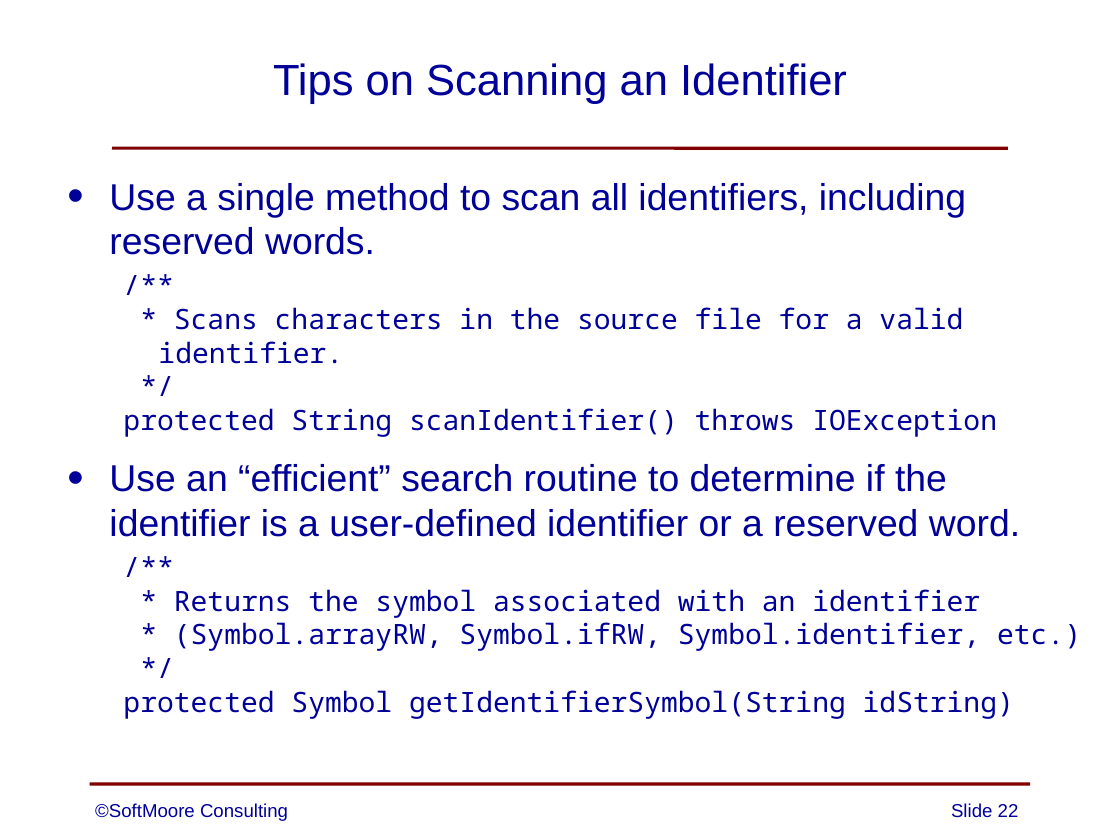
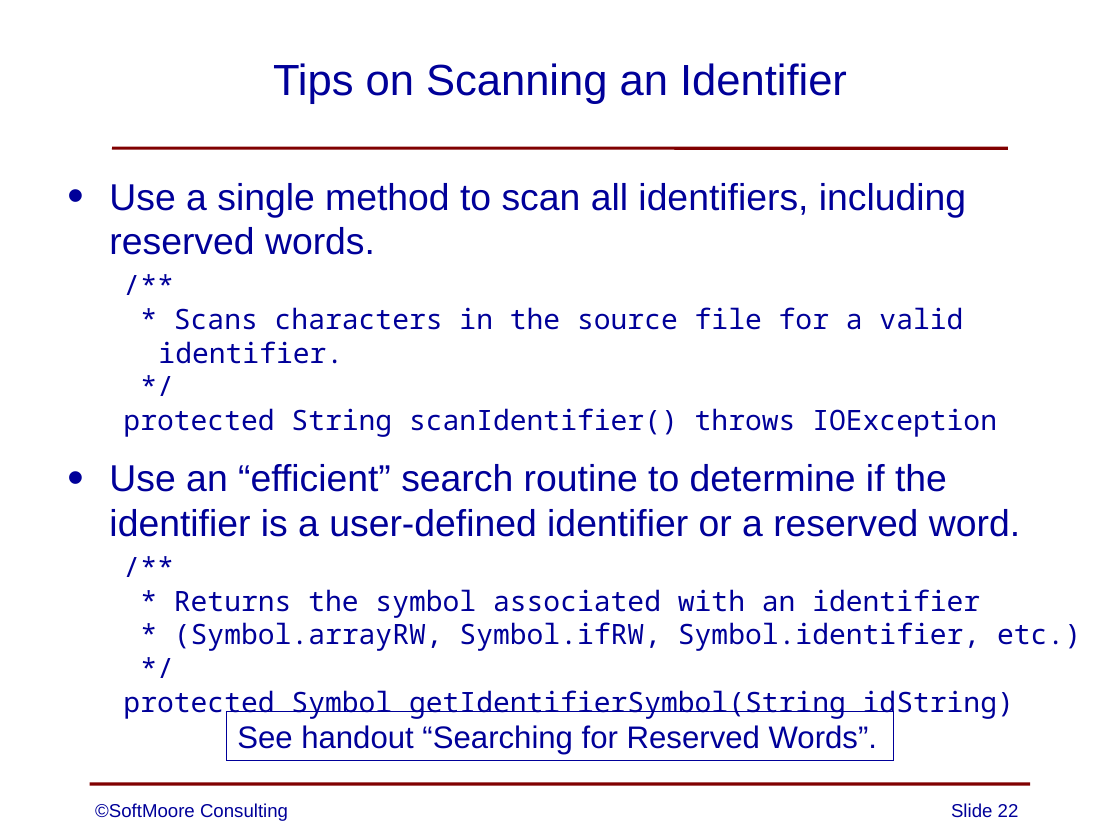
Before and after one commit to SoftMoore/CPRL, a slide deck: slide 22 of PowerPoint Slides/05 - Lexical Analysis.pptx. Drawn at 1120x840 pixels with LibreOffice and Linux fonts; fonts in the diff are those of the drawing. Boxes give left, top, right and bottom in pixels: in the first picture for what was removed or moved away, otherwise in the second. Text is boxed around its words. In the diff, an @@ line names an element or a change of style, - is before the commit and + after.

Commit message:
created a handout of searching for reserved words and added a reference to it on one of the slides

```diff
--- a/PowerPoint Slides/05 - Lexical Analysis.pptx
+++ b/PowerPoint Slides/05 - Lexical Analysis.pptx
@@ rectangle added at [226, 712, 894, 762], outline #000099 0.75 pt, 20 pt, text #000099 @@
+See handout “Searching for Reserved Words”.
```
Also in this commit, not shown: 1 other slide changed, 2 other files.
